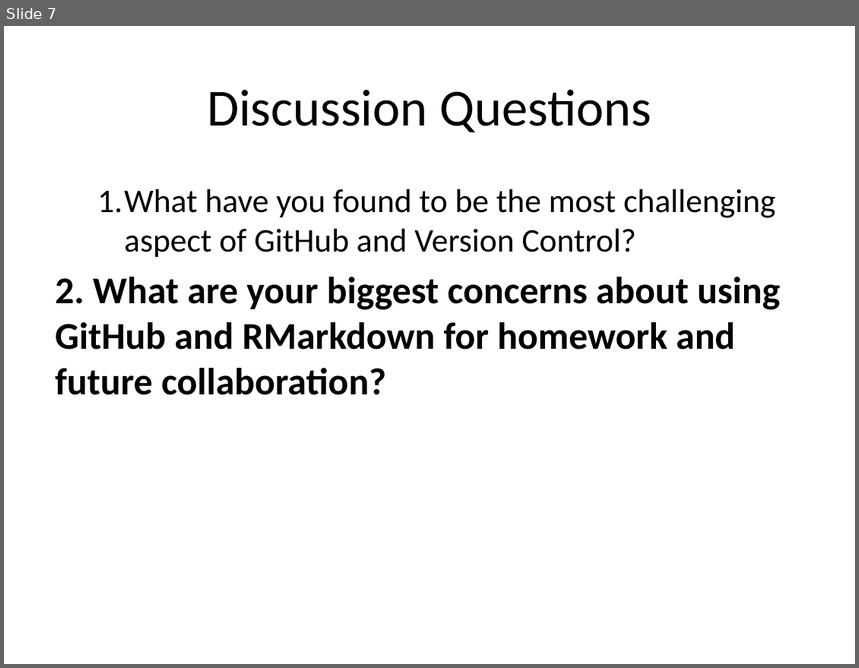
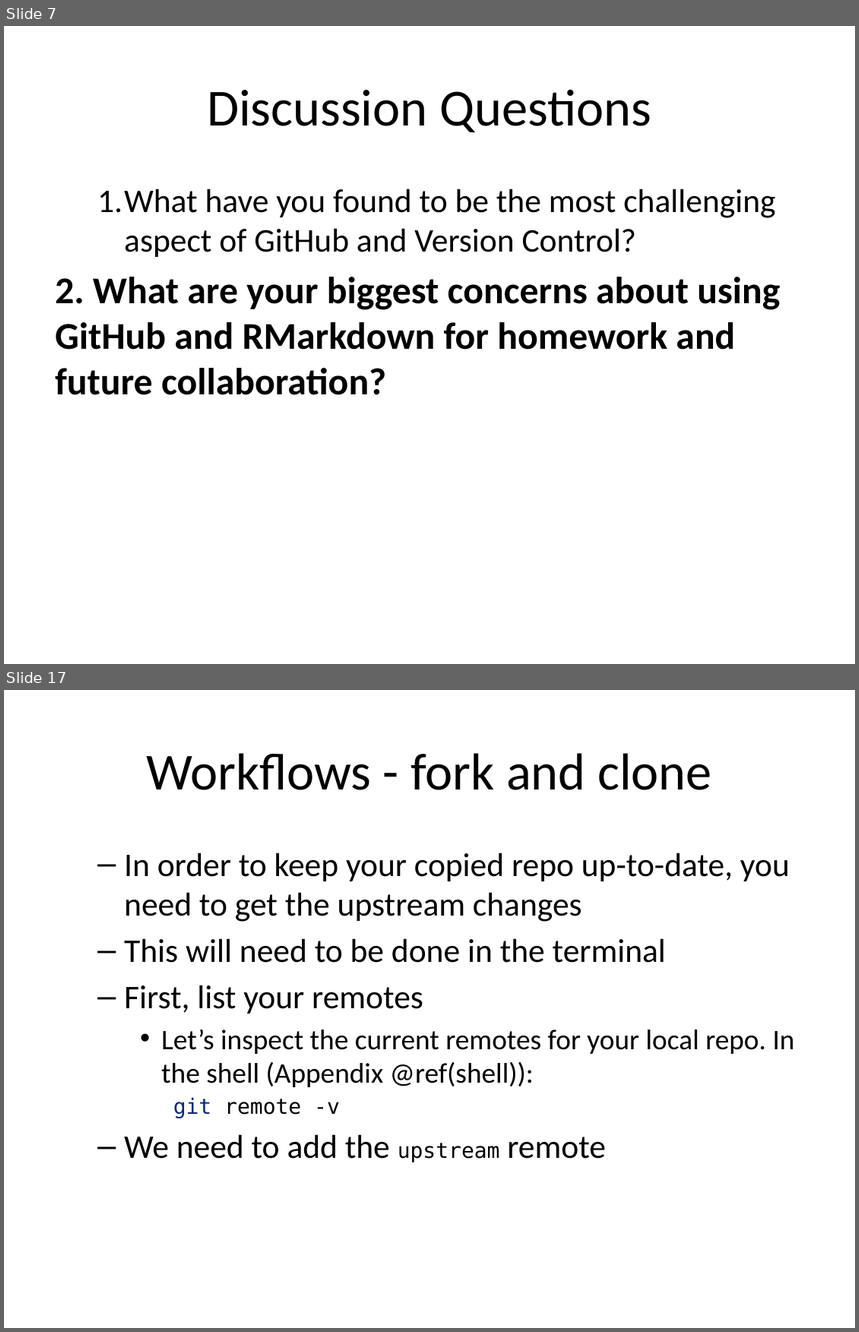
Before and after one commit to bjkamrat/myrepo, a slide deck: Github_week_pres2.pptx. Shown one above the other, each under a label of ours: slide 7 before the commit, slides 7 and 17 after it; the slides between them are not shown. The pictures are 859x668 and 859x1332 pixels, drawn with LibreOffice and Linux fonts; fonts in the diff are those of the drawing. Boxes give left, top, right and bottom in pixels: in the first picture for what was removed or moved away, otherwise in the second. Text is boxed around its words. In the diff, an @@ line names an element or a change of style, - is before the commit and + after.

```diff
--- a/Github_week_pres2.pptx
+++ b/Github_week_pres2.pptx
@@ slide 17 added at box(4, 690, 855, 1328), background #FFFFFF @@
@@ title added at box(146, 753, 712, 790), 44 pt, text #000000 @@
+Workflows - fork and clone
@@ text added at box(124, 853, 795, 1163), 28 pt, text #000000 @@
+  – In order to keep your copied repo up-to-date, you need to get the upstream changes
+  – This will need to be done in the terminal
+  – First, list your remotes
+    • Let’s inspect the current remotes for your local repo. In the shell (Appendix @ref(shell)):
+git remote -v
+  – We need to add the upstream remote
```
Also in this commit, not shown: 3 slides changed, 15 other slides added, 9 other files.
